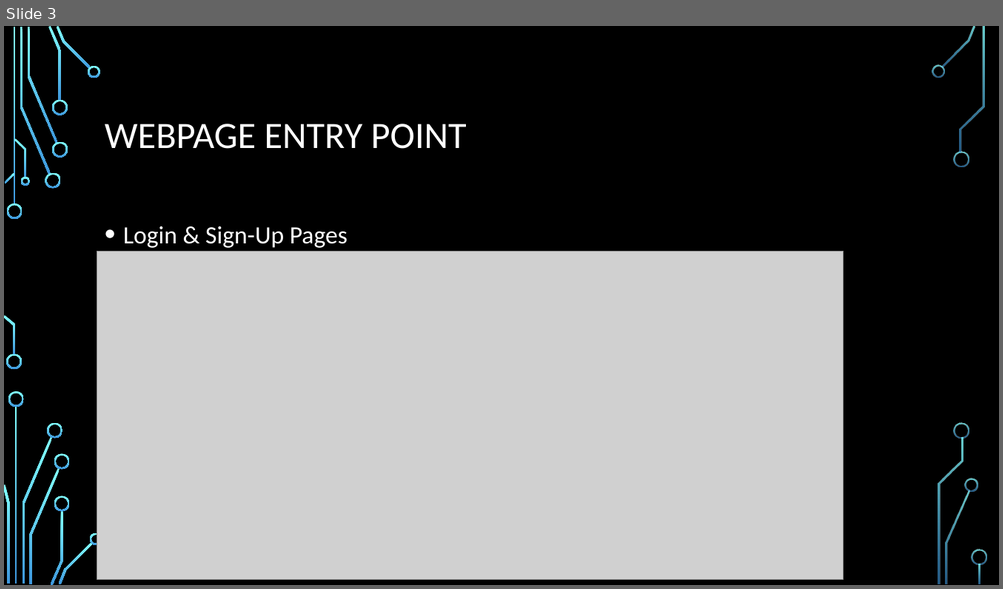
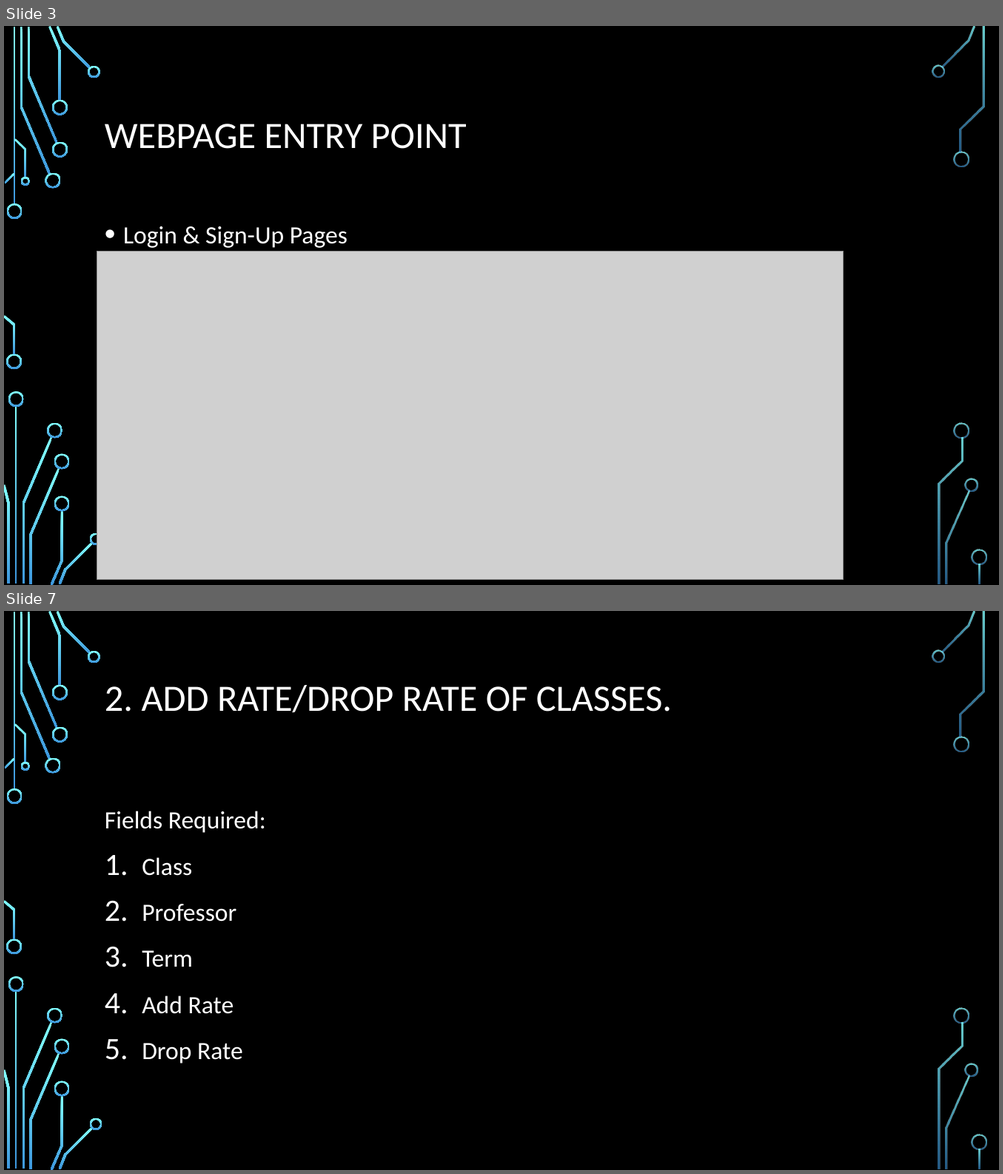
Before and after one commit to spatil17/Ingenious-Mavericks, a slide deck: Ingenious Mavericks-The Blueprint.pptx. Shown one above the other, each under a label of ours: slide 3 before the commit, slides 3 and 7 after it; the slides between them are not shown. The pictures are 1003x589 and 1003x1174 pixels, drawn with LibreOffice and Linux fonts; fonts in the diff are those of the drawing; grey boxes stand for pictures; background and template pictures are left out. Boxes give left, top, right and bottom in pixels: in the first picture for what was removed or moved away, otherwise in the second. Text is boxed around its words. In the diff, an @@ line names an element or a change of style, - is before the commit and + after.

```diff
--- a/Ingenious Mavericks-The Blueprint.pptx
+++ b/Ingenious Mavericks-The Blueprint.pptx
@@ slide 7 added at [4, 611, 999, 1170], background picture (left out); not listed: 36 template elements that a slide beside it also shows @@
@@ title added at [105, 685, 671, 712], 36 pt, text #FFFFFF @@
+2. ADD RATE/DROP RATE OF CLASSES.
@@ text added at [105, 811, 266, 1064], 24 pt, text #FFFFFF @@
+Fields Required:
+1. Class
+2. Professor
+3. Term
+4. Add Rate
+5. Drop Rate
```
Also in this commit, not shown: 2 slides changed, 2 other slides added.
